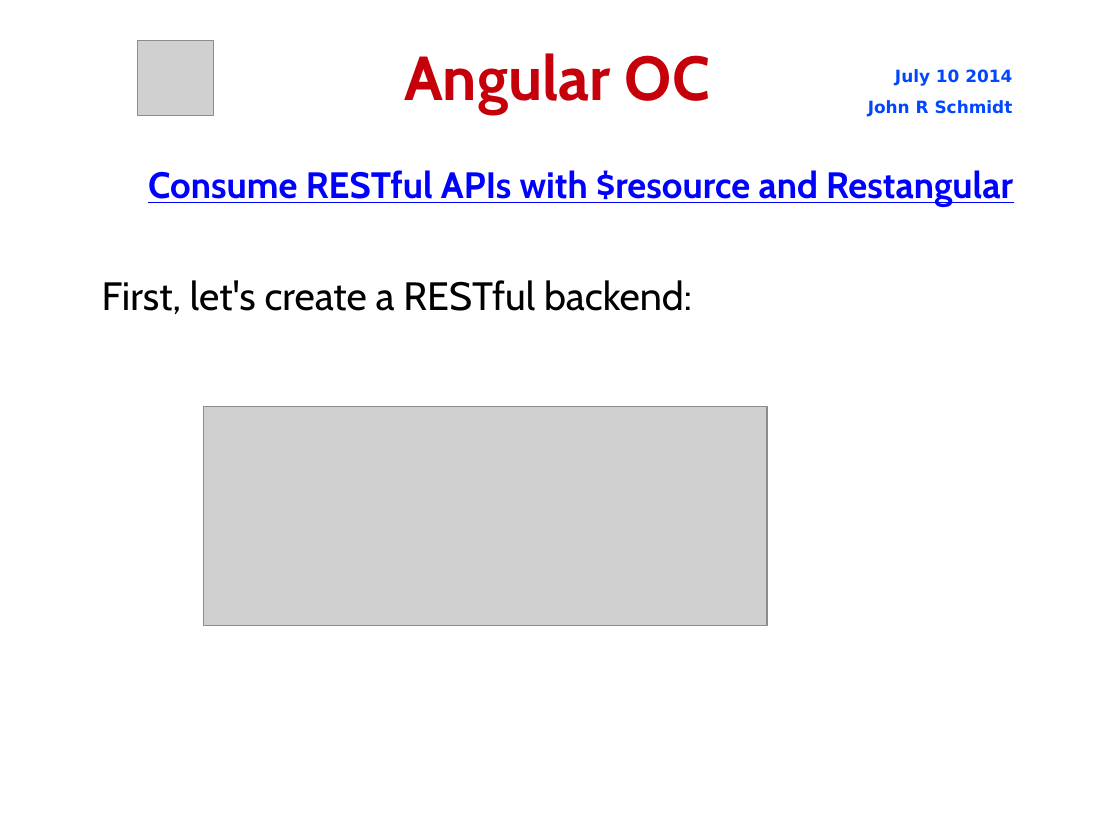
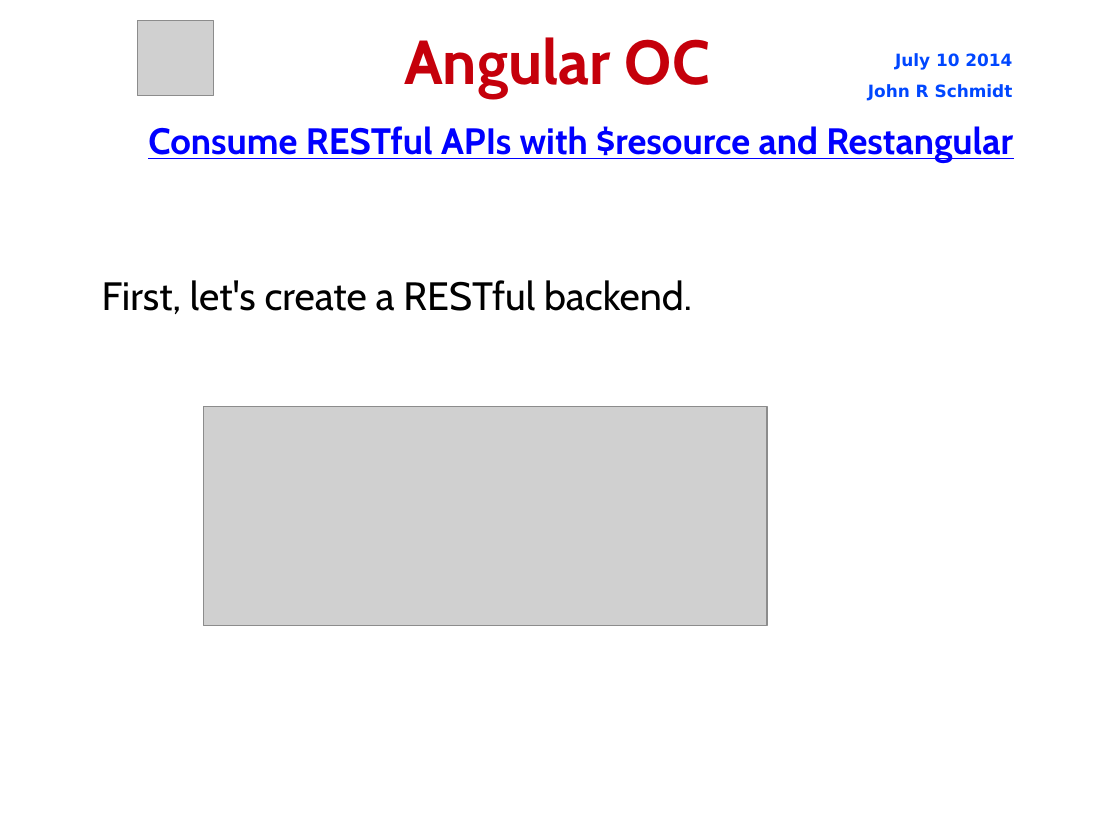
Before and after one commit to jrschmidt/fifa-angular-rest-demo, a slide deck: slide 10 of fifa.odp. Drawn at 1120x840 pixels with LibreOffice and Linux fonts; fonts in the diff are those of the drawing; grey boxes stand for pictures; background and template pictures are left out. Boxes give left, top, right and bottom in pixels: in the first picture for what was removed or moved away, otherwise in the second. Text is boxed around its words. In the diff, an @@ line names an element or a change of style, - is before the commit and + after.

```diff
--- a/fifa.odp
+++ b/fifa.odp
@@ picture moved from (x1=137, y1=41, x2=213, y2=116) to (x1=137, y1=20, x2=213, y2=96) @@
@@ title "Angular OC" moved from (x1=404, y1=53, x2=710, y2=113) to (x1=404, y1=37, x2=710, y2=97) @@
@@ text "July 10 2014" moved from (x1=868, y1=69, x2=1013, y2=117) to (x1=868, y1=53, x2=1013, y2=101) @@
@@ text "Consume RESTful APIs with $resource ..." moved from (x1=148, y1=170, x2=1013, y2=207) to (x1=148, y1=126, x2=1013, y2=163) @@
@@ subtitle at (x1=102, y1=280, x2=692, y2=314): text changed @@
-First, let's create a RESTful backend:
+First, let's create a RESTful backend.
```
Also in this commit, not shown: 16 other slides changed, 3 slides added, 12 other files.
